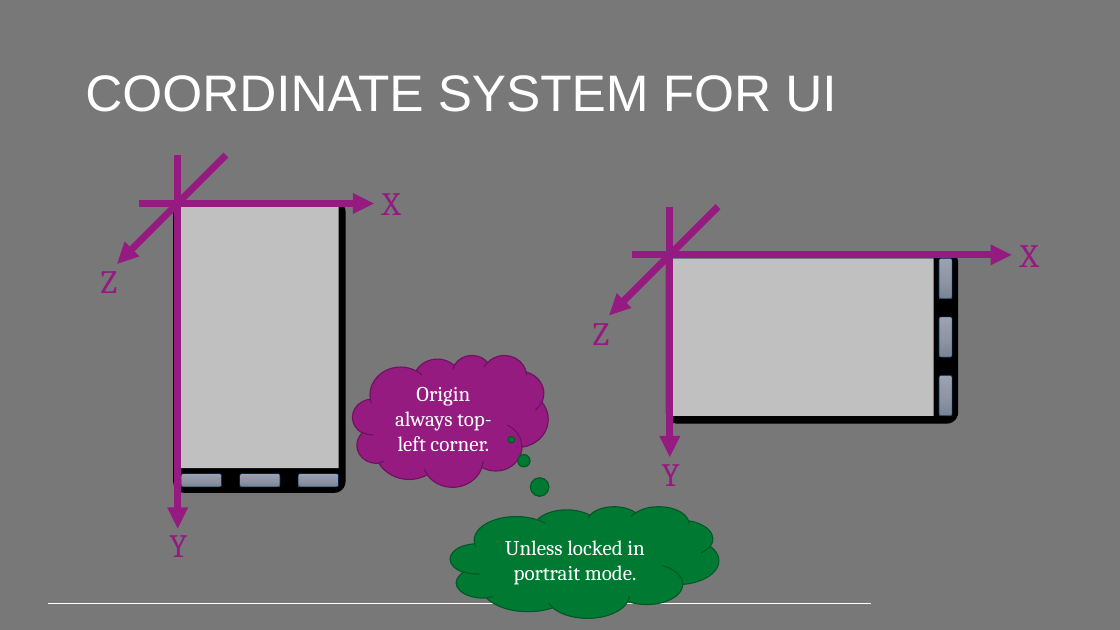
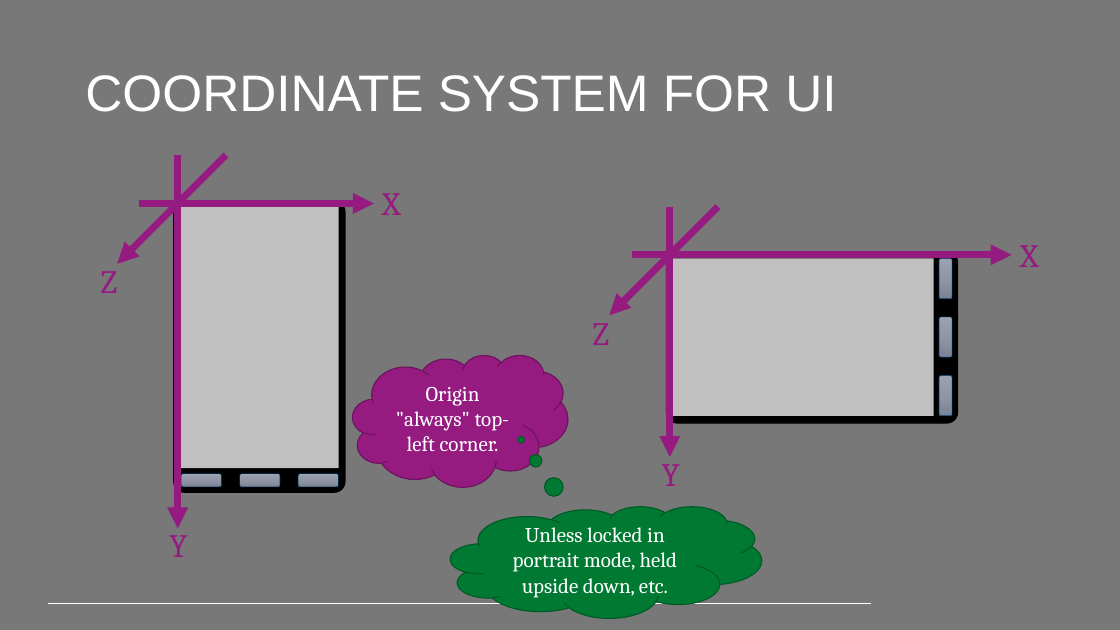
Before and after one commit to PeppeL-G/course-material, a slide deck: slide 10 of src/lectures/android-sensors/android-sensors.pptx. Drawn at 1120x630 pixels with LibreOffice and Linux fonts; fonts in the diff are those of the drawing; background and template pictures are left out. Boxes give left, top, right and bottom in pixels: in the first picture for what was removed or moved away, otherwise in the second. Text is boxed around its words. In the diff, an @@ line names an element or a change of style, - is before the commit and + after.

```diff
--- a/src/lectures/android-sensors/android-sensors.pptx
+++ b/src/lectures/android-sensors/android-sensors.pptx
@@ cloud "Origin "always" top-left corner.": place and size @@
-cloud "Origin "always" top-left corner." at box(353, 355, 549, 487)
+cloud "Origin "always" top-left corner." at box(353, 355, 568, 487)
@@ text in cloud at box(396, 387, 510, 452): text changed @@
-Origin always top-left corner.
+Origin "always" top-left corner.
@@ thought cloud "Unless locked in portrait mode, ...": place and size @@
-thought cloud "Unless locked in portrait mode, ..." at box(450, 507, 719, 618)
+thought cloud "Unless locked in portrait mode, ..." at box(450, 507, 762, 618)
@@ text in thought cloud at box(513, 527, 677, 598): text changed @@
-Unless locked in portrait mode.
+Unless locked in portrait mode, held upside down, etc.
```
Also in this commit, not shown: 1 other slide changed, 5 other files.
